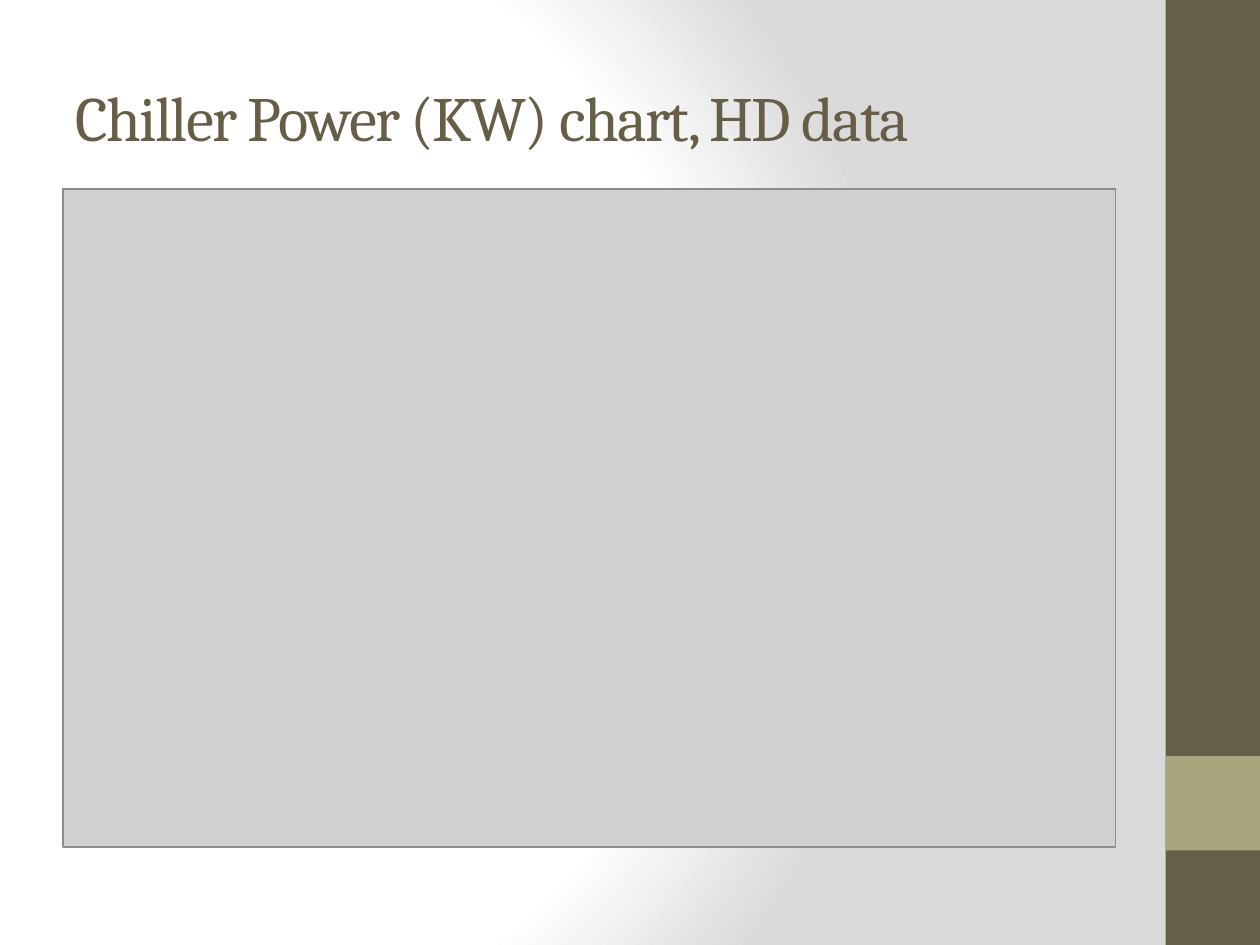
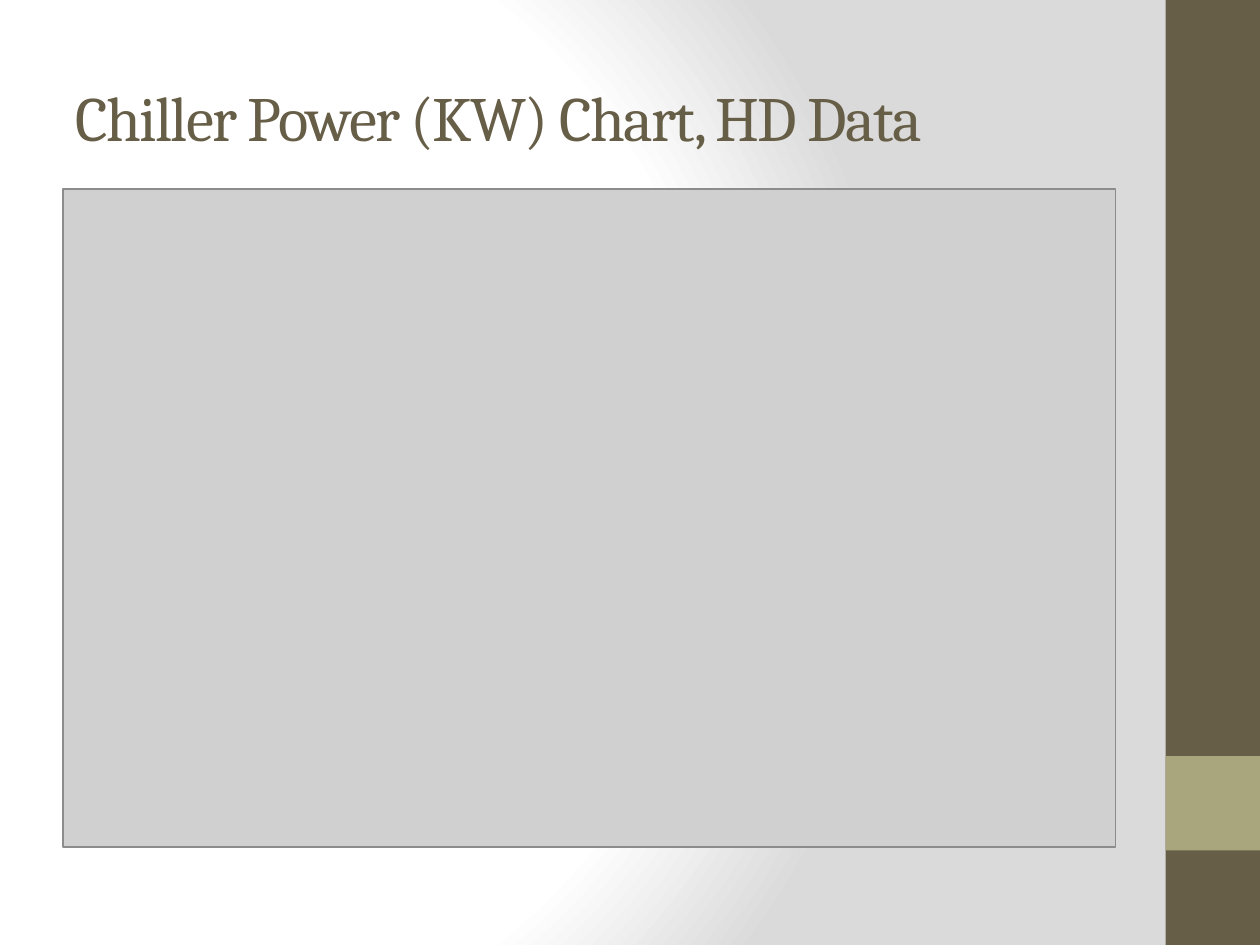
Before and after one commit to hemakumar/Data-Analysis_Group4c, a slide deck: slide 8 of paper/Integrated Data Center Power and Cooling Analysis.pptx (slide 7 before the commit). Drawn at 1260x945 pixels with LibreOffice and Linux fonts; fonts in the diff are those of the drawing; grey boxes stand for pictures. Boxes give left, top, right and bottom in pixels: in the first picture for what was removed or moved away, otherwise in the second. Text is boxed around its words. In the diff, an @@ line names an element or a change of style, - is before the commit and + after.

```diff
--- a/paper/Integrated Data Center Power and Cooling Analysis.pptx
+++ b/paper/Integrated Data Center Power and Cooling Analysis.pptx
@@ title at (76,96,922,150): text changed @@
-Chiller Power (KW) chart, HD data
+Chiller Power (KW) Chart, HD Data
```
Also in this commit, not shown: 6 other slides changed, 2 slides added, 1 slide removed.
